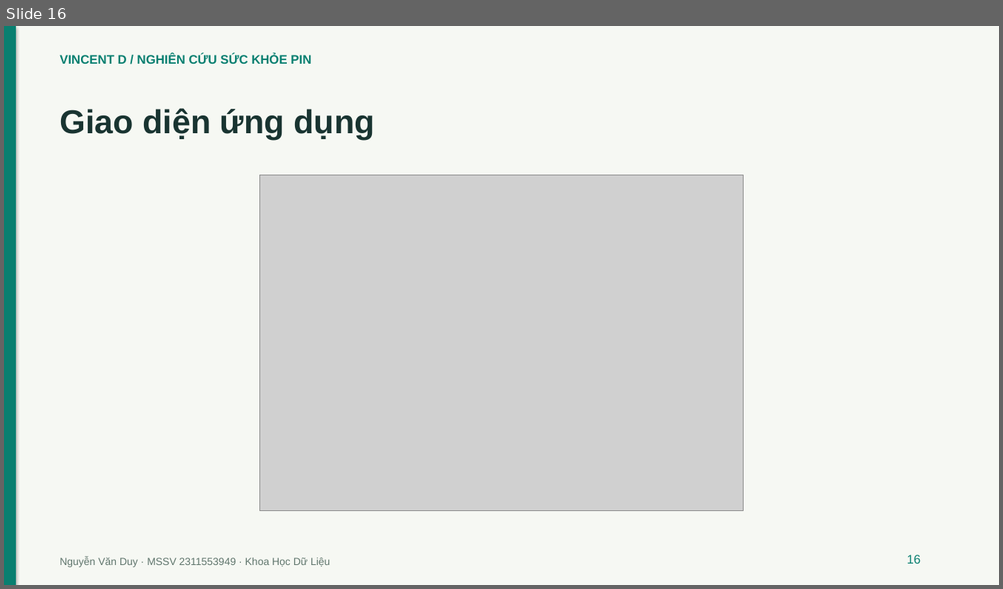
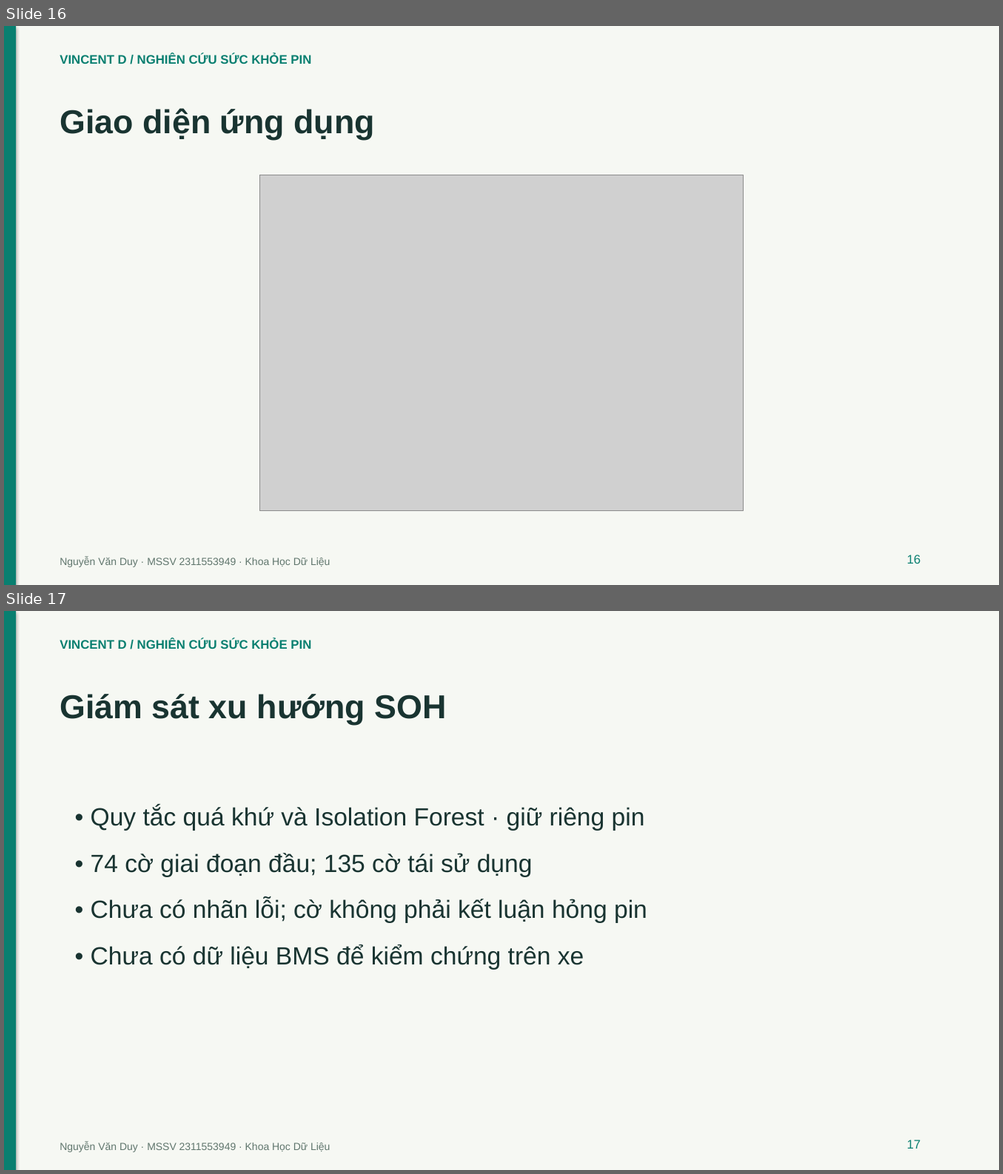
Before and after one commit to VanDuy266/KHOA-LUAN-TOT-NGHIEP, a slide deck: docs/slide-bao-ve.pptx. Shown one above the other, each under a label of ours: slide 16 before the commit, slides 16 and 17 after it. The pictures are 1003x589 and 1003x1174 pixels, drawn with LibreOffice and Linux fonts; fonts in the diff are those of the drawing; grey boxes stand for pictures. Boxes give left, top, right and bottom in pixels: in the first picture for what was removed or moved away, otherwise in the second. Text is boxed around its words. In the diff, an @@ line names an element or a change of style, - is before the commit and + after.

Commit message:
Ước lượng SOH bằng Ridge–RF phần dư và giám sát xu hướng pin
Phương án kết hợp dùng cùng nhóm pin, so sánh cặp theo pin; không tuyên bố thuật toán mới. Isolation Forest và nền quá khứ đánh dấu chu kỳ cần xem xét, chưa có nhãn lỗi hoặc kiểm chứng BMS. 58 kiểm thử đạt, báo cáo và notebook đồng bộ.

```diff
--- a/docs/slide-bao-ve.pptx
+++ b/docs/slide-bao-ve.pptx
@@ slide 17 added at <box>4,611,999,1170</box>, background #F6F8F3 @@
@@ rectangle added at <box>4,611,16,1170</box>, fill #087F70 @@
@@ text added at <box>60,639,311,649</box>, 12 pt, text #087F70, bold @@
+VINCENT D / NGHIÊN CỨU SỨC KHỎE PIN
@@ text added at <box>60,694,446,725</box>, 32 pt, text #193431, bold @@
+Giám sát xu hướng SOH
@@ text added at <box>91,806,647,970</box>, 24 pt, text #193431 @@
+• Quy tắc quá khứ và Isolation Forest · giữ riêng pin
+• 74 cờ giai đoạn đầu; 135 cờ tái sử dụng
+• Chưa có nhãn lỗi; cờ không phải kết luận hỏng pin
+• Chưa có dữ liệu BMS để kiểm chứng trên xe
@@ text added at <box>60,1143,330,1153</box>, 10 pt, text #60766D @@
+Nguyễn Văn Duy · MSSV 2311553949 · Khoa Học Dữ Liệu
@@ text added at <box>907,1140,921,1149</box>, 12 pt, text #087F70 @@
+17
```
Also in this commit, not shown: 2 slides changed, 1 other slide added, 39 other files.
